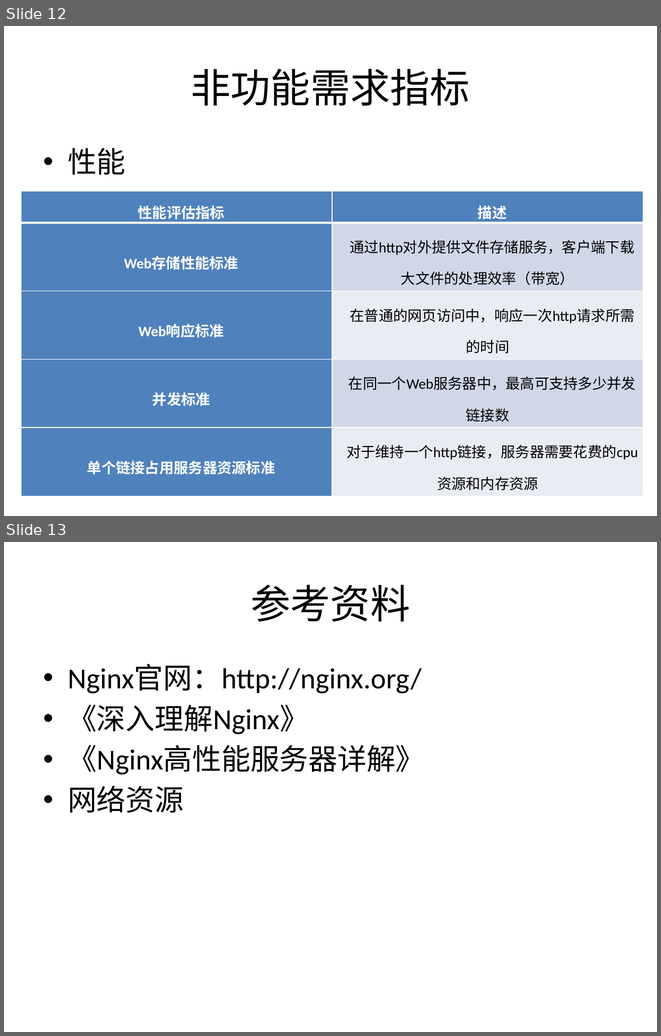
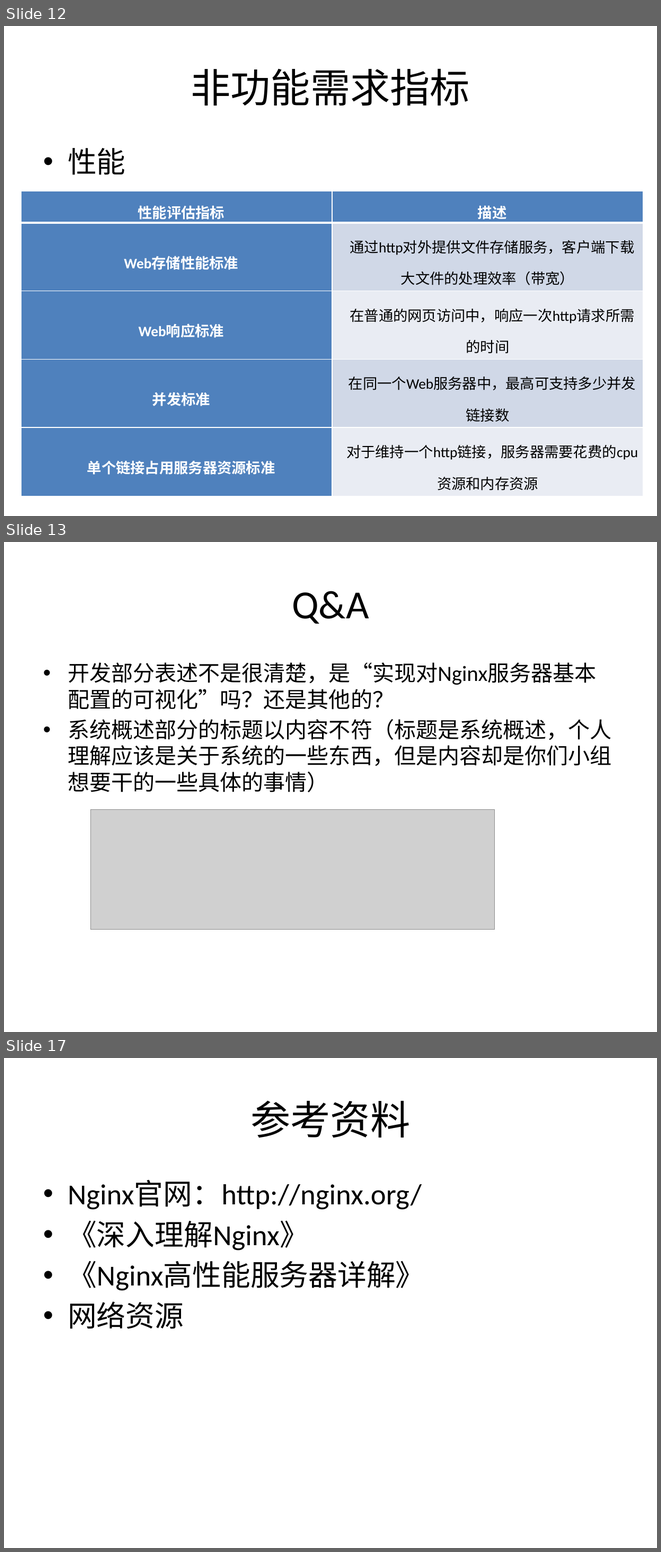
Before and after one commit to bhsei/16TeamC, a slide deck: 2.项目PPT/需求2.0PPT.pptx. Shown one above the other, each under a label of ours: slides 12 and 13 before the commit, slides 12, 13 and 17 after it; the slides between them are not shown. The pictures are 661x1036 and 661x1552 pixels, drawn with LibreOffice and Linux fonts; fonts in the diff are those of the drawing; grey boxes stand for pictures. Boxes give left, top, right and bottom in pixels: in the first picture for what was removed or moved away, otherwise in the second. Text is boxed around its words. In the diff, an @@ line names an element or a change of style, - is before the commit and + after.

```diff
--- a/2.项目PPT/需求2.0PPT.pptx
+++ b/2.项目PPT/需求2.0PPT.pptx
@@ slide 13 added at <box>4,542,657,1032</box>, background #FFFFFF @@
@@ title added at <box>292,591,369,624</box>, 44 pt, text #000000 @@
+Q&A
@@ text added at <box>68,662,612,792</box>, 24 pt, text #000000 @@
+• 开发部分表述不是很清楚，是“实现对Nginx服务器基本配置的可视化”吗？还是其他的？
+• 系统概述部分的标题以内容不符（标题是系统概述，个人理解应该是关于系统的一些东西，但是内容却是你们小组想要干的一些具体的事情）
@@ picture added at <box>91,810,495,929</box> @@
@@ what was slide 13 is now slide 17 @@
```
Also in this commit, not shown: 3 other slides added, 1 other file.
